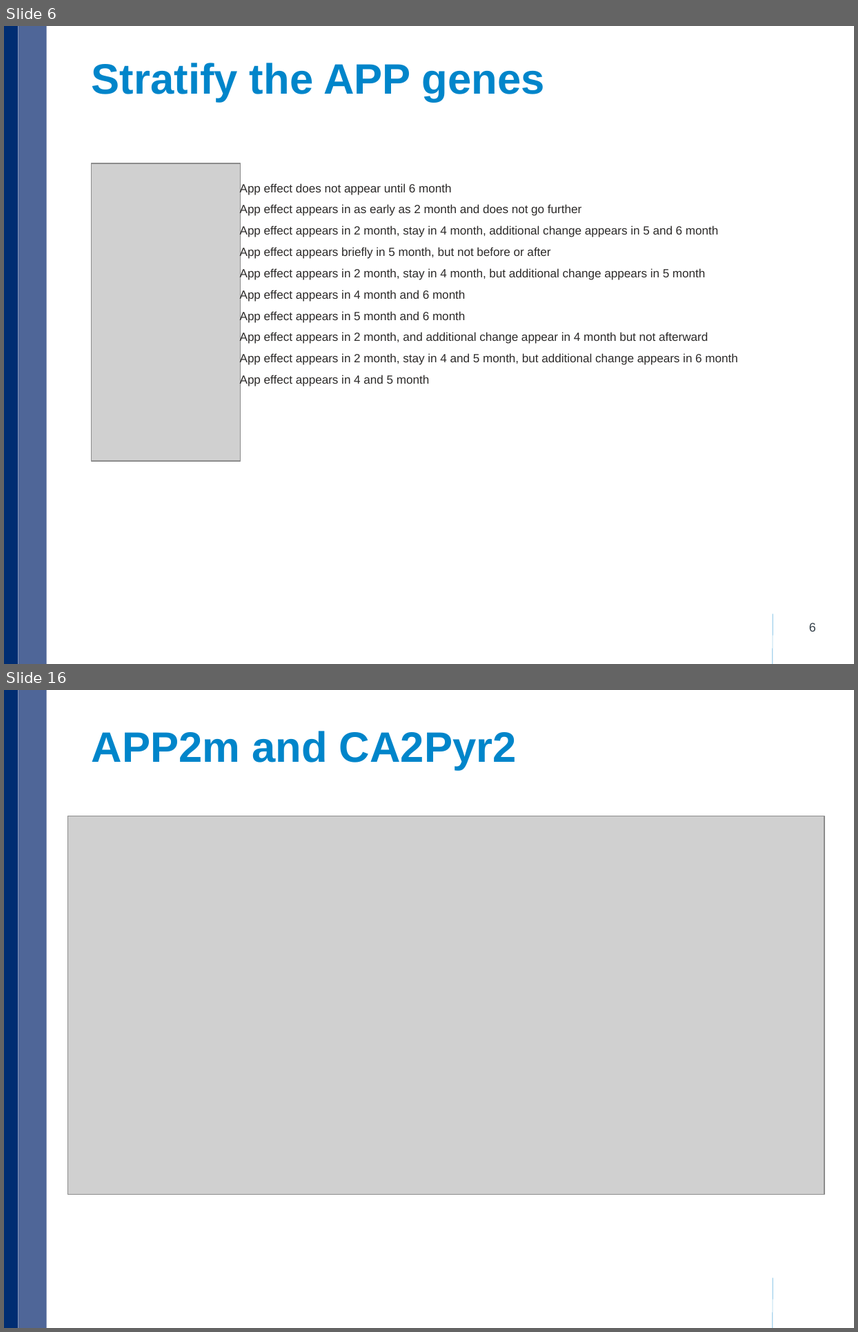
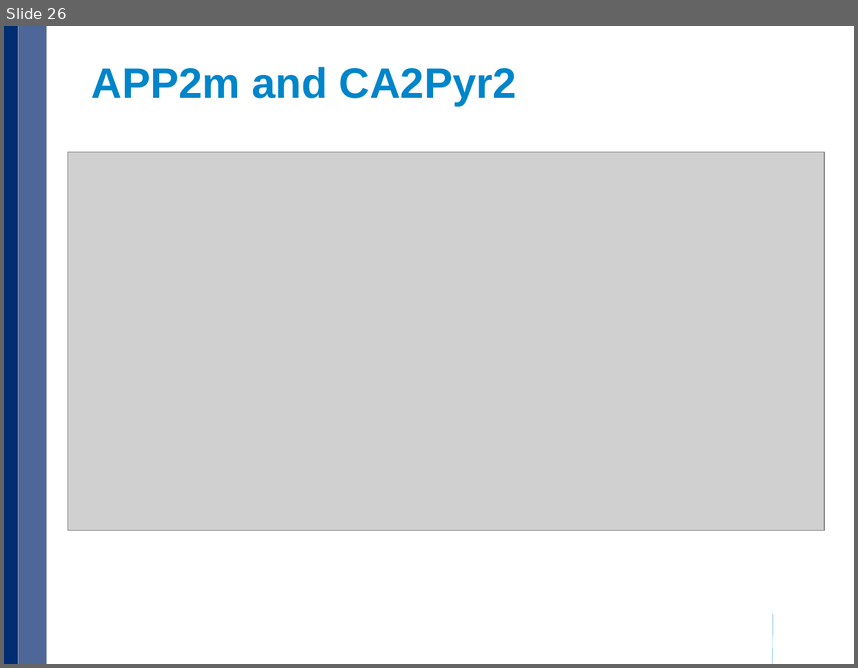
Before and after one commit to xulong82/pmca, a slide deck: pmca_current.pptx. Shown one above the other, each under a label of ours: slides 6 and 16 before the commit, slide 26 after it; the slides between them are not shown. The pictures are 858x1332 and 858x668 pixels, drawn with LibreOffice and Linux fonts; fonts in the diff are those of the drawing; grey boxes stand for pictures; background and template pictures are left out. Boxes give left, top, right and bottom in pixels: in the first picture for what was removed or moved away, otherwise in the second. Text is boxed around its words. In the diff, an @@ line names an element or a change of style, - is before the commit and + after.

```diff
--- a/pmca_current.pptx
+++ b/pmca_current.pptx
@@ slide 6 removed at (x1=4, y1=26, x2=854, y2=664), background #FFFFFF; not listed: 3 template elements that a slide beside it also shows @@
@@ title removed at (x1=92, y1=63, x2=545, y2=102) @@
-Stratify the APP genes
@@ picture removed at (x1=92, y1=164, x2=240, y2=461) @@
@@ text removed at (x1=240, y1=183, x2=737, y2=386) @@
-App effect does not appear until 6 month
-App effect appears in as early as 2 month and does not go further
-App effect appears in 2 month, stay in 4 month, additional change appears in 5 and 6 month
-App effect appears briefly in 5 month, but not before or after
-App effect appears in 2 month, stay in 4 month, but additional change appears in 5 month
-App effect appears in 4 month and 6 month
-App effect appears in 5 month and 6 month
-App effect appears in 2 month, and additional change appear in 4 month but not afterward
-App effect appears in 2 month, stay in 4 and 5 month, but additional change appears in 6 month
-App effect appears in 4 and 5 month
@@ page number removed at (x1=809, y1=622, x2=816, y2=631) @@
-6
@@ what was slide 16 is now slide 26 @@
```
Also in this commit, not shown: 2 slides changed, 23 slides added, 12 other slides removed, 24 other files.
